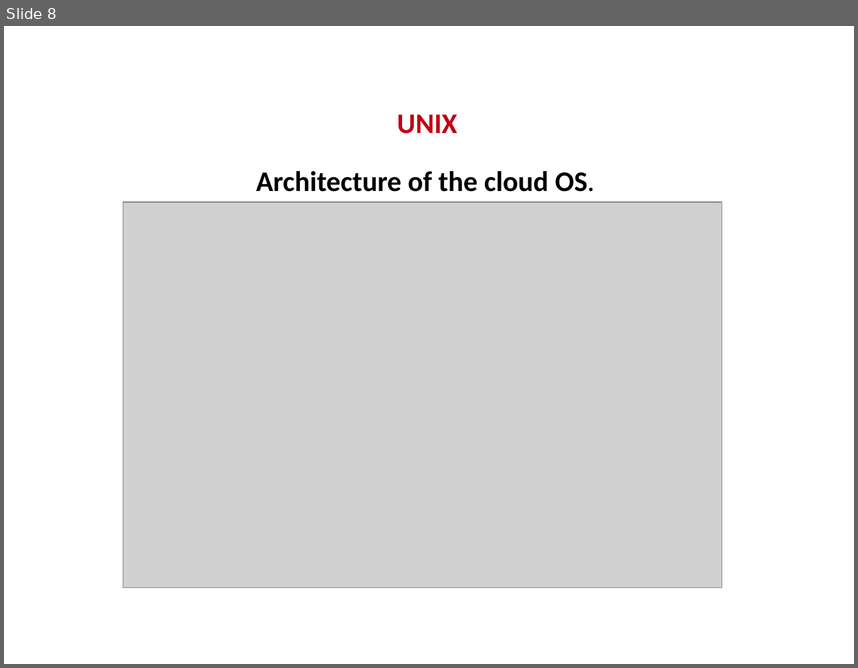
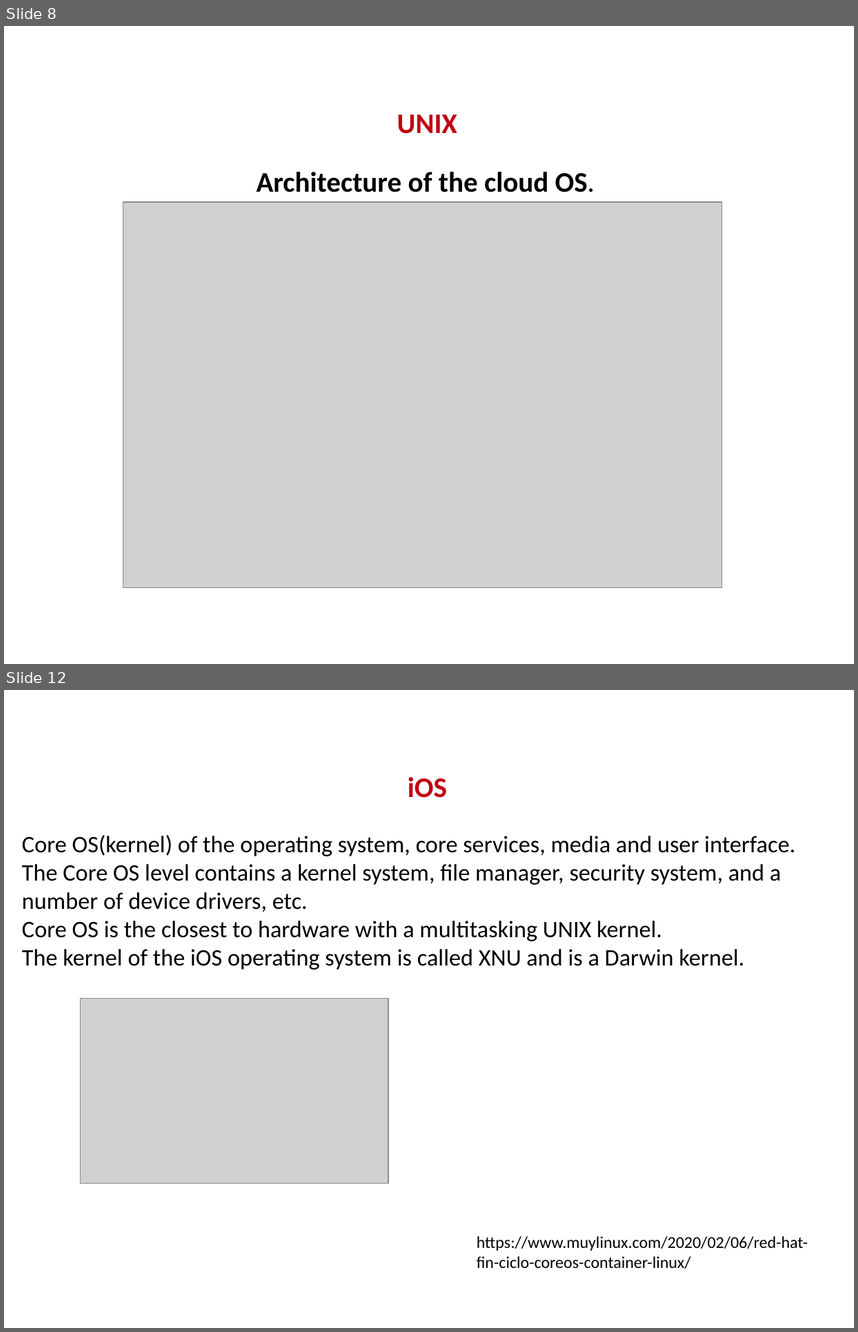
Before and after one commit to KevinSarmiento07/Evolution-Operating-System, a slide deck: DiaposEOP.pptx. Shown one above the other, each under a label of ours: slide 8 before the commit, slides 8 and 12 after it; the slides between them are not shown. The pictures are 858x668 and 858x1332 pixels, drawn with LibreOffice and Linux fonts; fonts in the diff are those of the drawing; grey boxes stand for pictures; background and template pictures are left out. Boxes give left, top, right and bottom in pixels: in the first picture for what was removed or moved away, otherwise in the second. Text is boxed around its words. In the diff, an @@ line names an element or a change of style, - is before the commit and + after.

```diff
--- a/DiaposEOP.pptx
+++ b/DiaposEOP.pptx
@@ slide 12 added at (4, 690, 854, 1328), background #FFFFFF @@
@@ title added at (408, 777, 447, 798), 24 pt, text #C00011, bold @@
+iOS
@@ text added at (22, 835, 795, 969), 20 pt, text #000000 @@
+Core OS(kernel) of the operating system, core services, media and user interface.
+The Core OS level contains a kernel system, file manager, security system, and a number of device drivers, etc.
+Core OS is the closest to hardware with a multitasking UNIX kernel.
+The kernel of the iOS operating system is called XNU and is a Darwin kernel.
@@ picture added at (81, 998, 388, 1183) @@
@@ text added at (477, 1236, 808, 1268), 14 pt, text #000000 @@
+https://www.muylinux.com/2020/02/06/red-hat-fin-ciclo-coreos-container-linux/
@@ page number added at (766, 1294, 842, 1320), 12 pt, text #FFFFFF @@
+12
```
Also in this commit, not shown: 3 other slides added, 7 other files.
